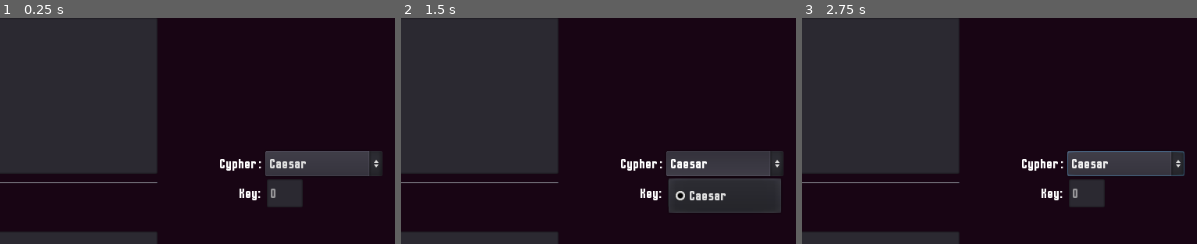
Above: before the commit, frames 1-3 (left to right).
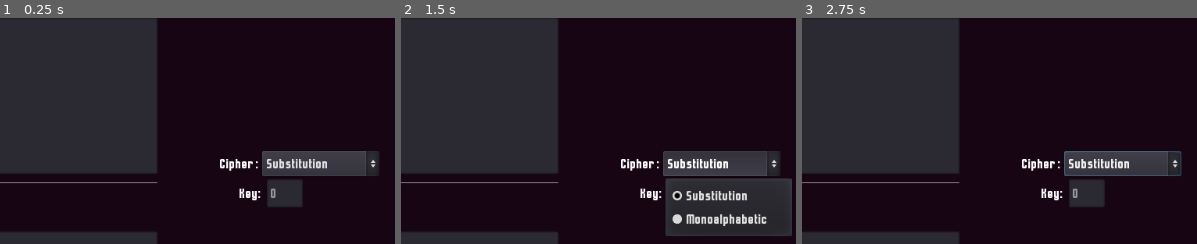
Above: after the commit, the same moments.

Repository: WeissSa/Cipher
Game: Godot game, scene res://UI.tscn
The game is run twice, just before and just after one commit, with the same random seed, the same clock (stepped at 60 frames per second) and the same inputs.
Inputs (mouse positions are % of the whole screen's width and height, from its top left):
- Up to frame 1 (0.25 s): no input
- Up to frame 2 (1.5 s): click (35, 34) at 0.52 s; type "12" at 0.6 s; click (35, 81) at 0.75 s; type "12" at 0.83 s; click "Caesar" (after the commit: "Substitution") at 1.25 s
- Up to frame 3 (2.75 s): click "Translate" at 2 s
The pictures show only the part of the screen within x 50-100%, y 17-67%; the shares and areas given below are measured in that part.

The runs differ from the first frame. In frame 1, 1.0% of the frame differs, in the area x 57-97%, y 58-70%; in frame 2, 5.3%, in the area x 57-99%, y 58-97%; in frame 3, 1.0%.

Commit message:
Added new function
Added the ability to translate in and out of a monoalphabetic cipher along with some bug fixes and typo fixes

Diff:
--- a/UI.gd
+++ b/UI.gd
@@ -5,23 +5,48 @@
 
 var translation = ""
 var translate_key = 0
+var mono_key = "ABCDEFGHIJKLMNOPQRSTUVWXYZ"
+var mono_cipher = {}
+var modes = ["sub", "mono"]
+var mode = modes[0]
 
 func _ready():
 	normal_text.text = ""
 	cipher_text.text = ""
+	modify_cipher()
 	$TranslationContainer.show()
 	$DecodeContainer.hide()
 
+func _on_CypherOptions_item_selected(index):
+	mode = modes[index]
+	match mode:
+		"sub":
+			$TranslationContainer/CenterContainer/VBoxContainer2/mono_key_container.hide()
+			$TranslationContainer/CenterContainer/VBoxContainer2/Sub_key_container.show()
+		"mono":
+			$TranslationContainer/CenterContainer/VBoxContainer2/mono_key_container.show()
+			$TranslationContainer/CenterContainer/VBoxContainer2/Sub_key_container.hide()
 
 
 func _on_EnglishBox_text_changed():
-	decode(normal_text.text)
+	translation = ""
+	if mode == "sub":
+		encode(normal_text.text)
+	elif mode == "mono":
+		translate_key = 1
+		mono_encode(normal_text.text)
 	update_boxes(true)
 
 
 func _on_CipherBox_text_changed():
-	encode(cipher_text.text)
+	translation = ""
+	if mode == "sub":
+		decode(cipher_text.text)
+	elif mode == "mono":
+		translate_key = -1
+		mono_decode(cipher_text.text)
 	update_boxes(false)
+
 
 func update_boxes(if_english):
 	if translate_key > 0:
@@ -35,14 +60,12 @@
 			normal_text.text = cipher_text.text
 
 
-func decode(message):
-	translation = ""
+func encode(message):
 	translate_key = abs(translate_key)
 	translate(message, translate_key)
 
 
-func encode(message):
-	translation = ""
+func decode(message):
 	translate_key = abs(translate_key) * -1
 	translate(message, translate_key)
 
@@ -67,14 +90,18 @@
 
 
 func _on_LineEdit_text_changed(new_text):
-	for i in range (len(new_text)): #checks to make sure int is input
-		if not (ord(new_text[i]) < 58 and ord(new_text[i]) > 47):
-			$TranslationContainer/CenterContainer/VBoxContainer2/HBoxContainer/CenterContainer2/KeyEdit.clear()
-		else:
-			translate_key = int($TranslationContainer/CenterContainer/VBoxContainer2/HBoxContainer/CenterContainer2/KeyEdit.text)
-			if translate_key > 26:
-				translate_key = 26
-				$TranslationContainer/CenterContainer/VBoxContainer2/HBoxContainer/CenterContainer2/KeyEdit.text = "26"
+	if mode == "sub":
+		for i in range (len(new_text)): #checks to make sure int is input
+			if not (ord(new_text[i]) < 58 and ord(new_text[i]) > 47):
+				$TranslationContainer/CenterContainer/VBoxContainer2/Sub_key_container/CenterContainer2/KeyEdit.clear()
+			else:
+				translate_key = int($TranslationContainer/CenterContainer/VBoxContainer2/Sub_key_container/CenterContainer2/KeyEdit.text)
+				if translate_key > 26:
+					translate_key = 26
+					$TranslationContainer/CenterContainer/VBoxContainer2/Sub_key_container/CenterContainer2/KeyEdit.text = "26"
+	elif mode == "mono":
+		mono_key = new_text.to_upper()
+		modify_cipher()
 
 
 
@@ -86,6 +113,35 @@
 		1:
 			$TranslationContainer.hide()
 			$DecodeContainer.show()
+
+#code for monoalphabetic is below
+
+func mono_encode(message):
+	message = message.to_upper()
+	for letter in message:
+		if ord(letter) >= ord("A") and ord(letter) <= ord("Z"):
+			translation += mono_cipher[letter]
+		else:
+			translation += letter
+
+func mono_decode(message):
+	message = message.to_upper()
+	var keys = mono_cipher.keys()
+	var values = mono_cipher.values()
+	for letter in message:
+		if ord(letter) >= ord("A") and ord(letter) <= ord("Z"):
+			var index = values.find(letter)
+			translation += keys[index]
+		else:
+			translation += letter
+
+func modify_cipher():
+	mono_cipher = {}
+	var num = ord("A")
+	for letter in mono_key:
+		mono_cipher[char(num)] = letter
+		num += 1
+	print (mono_cipher)
 
 #code for the decoder is below
 
--- a/UI.tscn
+++ b/UI.tscn
@@ -12,6 +12,12 @@
 
 [sub_resource type="Theme" id=2]
 default_font = SubResource( 1 )
+
+[sub_resource type="DynamicFont" id=3]
+size = 10
+use_mipmaps = true
+use_filter = true
+font_data = ExtResource( 2 )
 
 [node name="UI" type="Control"]
 anchor_right = 1.0
@@ -45,7 +51,6 @@
 }
 
 [node name="TranslationContainer" type="HBoxContainer" parent="."]
-visible = false
 anchor_left = 0.5
 anchor_top = 0.5
 anchor_right = 0.5
@@ -98,66 +103,105 @@
 
 [node name="CenterContainer" type="CenterContainer" parent="TranslationContainer"]
 margin_left = 780.0
-margin_right = 988.0
+margin_right = 984.0
 margin_bottom = 534.0
 
 [node name="VBoxContainer2" type="VBoxContainer" parent="TranslationContainer/CenterContainer"]
 margin_top = 231.0
-margin_right = 208.0
+margin_right = 204.0
 margin_bottom = 303.0
 
 [node name="HBoxContainer2" type="HBoxContainer" parent="TranslationContainer/CenterContainer/VBoxContainer2"]
-margin_right = 208.0
+margin_right = 204.0
 margin_bottom = 32.0
 
 [node name="Label" type="Label" parent="TranslationContainer/CenterContainer/VBoxContainer2/HBoxContainer2"]
 margin_top = 3.0
-margin_right = 54.0
+margin_right = 50.0
 margin_bottom = 29.0
-text = "Cypher :"
+text = "Cipher :"
 
 [node name="CenterContainer" type="CenterContainer" parent="TranslationContainer/CenterContainer/VBoxContainer2/HBoxContainer2"]
-margin_left = 58.0
-margin_right = 208.0
+margin_left = 54.0
+margin_right = 204.0
 margin_bottom = 32.0
 
 [node name="CypherOptions" type="OptionButton" parent="TranslationContainer/CenterContainer/VBoxContainer2/HBoxContainer2/CenterContainer"]
 margin_right = 150.0
 margin_bottom = 32.0
 rect_min_size = Vector2( 150, 32 )
-text = "Caesar"
-items = [ "Caesar", null, false, 0, null ]
+text = "Substitution"
+items = [ "Substitution", null, false, 0, null, "Monoalphabetic", null, false, 1, null ]
 selected = 0
 
-[node name="HBoxContainer" type="HBoxContainer" parent="TranslationContainer/CenterContainer/VBoxContainer2"]
+[node name="Sub_key_container" type="HBoxContainer" parent="TranslationContainer/CenterContainer/VBoxContainer2"]
 margin_top = 36.0
-margin_right = 208.0
+margin_right = 204.0
 margin_bottom = 72.0
 
-[node name="VSeparator" type="VSeparator" parent="TranslationContainer/CenterContainer/VBoxContainer2/HBoxContainer"]
+[node name="VSeparator" type="VSeparator" parent="TranslationContainer/CenterContainer/VBoxContainer2/Sub_key_container"]
 modulate = Color( 1, 1, 1, 0 )
 margin_right = 21.0
 margin_bottom = 36.0
 rect_min_size = Vector2( 21, 0 )
 
-[node name="Label" type="Label" parent="TranslationContainer/CenterContainer/VBoxContainer2/HBoxContainer"]
+[node name="Label" type="Label" parent="TranslationContainer/CenterContainer/VBoxContainer2/Sub_key_container"]
 margin_left = 25.0
 margin_top = 5.0
 margin_right = 56.0
 margin_bottom = 31.0
 text = "Key: "
 
-[node name="CenterContainer2" type="CenterContainer" parent="TranslationContainer/CenterContainer/VBoxContainer2/HBoxContainer"]
+[node name="CenterContainer2" type="CenterContainer" parent="TranslationContainer/CenterContainer/VBoxContainer2/Sub_key_container"]
 margin_left = 60.0
 margin_right = 106.0
 margin_bottom = 36.0
 
-[node name="KeyEdit" type="LineEdit" parent="TranslationContainer/CenterContainer/VBoxContainer2/HBoxContainer/CenterContainer2"]
+[node name="KeyEdit" type="LineEdit" parent="TranslationContainer/CenterContainer/VBoxContainer2/Sub_key_container/CenterContainer2"]
 margin_right = 46.0
 margin_bottom = 36.0
 placeholder_text = "0"
 
+[node name="mono_key_container" type="HBoxContainer" parent="TranslationContainer/CenterContainer/VBoxContainer2"]
+visible = false
+margin_top = 76.0
+margin_right = 209.0
+margin_bottom = 112.0
+
+[node name="VSeparator" type="VSeparator" parent="TranslationContainer/CenterContainer/VBoxContainer2/mono_key_container"]
+modulate = Color( 1, 1, 1, 0 )
+margin_right = 21.0
+margin_bottom = 36.0
+rect_min_size = Vector2( 21, 0 )
+
+[node name="Label" type="Label" parent="TranslationContainer/CenterContainer/VBoxContainer2/mono_key_container"]
+margin_left = 25.0
+margin_top = 5.0
+margin_right = 56.0
+margin_bottom = 31.0
+text = "Key: "
+
+[node name="CenterContainer2" type="CenterContainer" parent="TranslationContainer/CenterContainer/VBoxContainer2/mono_key_container"]
+margin_left = 60.0
+margin_right = 106.0
+margin_bottom = 36.0
+
+[node name="KeyEdit" type="LineEdit" parent="TranslationContainer/CenterContainer/VBoxContainer2/mono_key_container/CenterContainer2"]
+margin_right = 46.0
+margin_bottom = 36.0
+hint_tooltip = "Copy paste a 26 letter cipher into this box"
+placeholder_text = "0"
+
+[node name="Label2" type="Label" parent="TranslationContainer/CenterContainer/VBoxContainer2/mono_key_container"]
+margin_left = 110.0
+margin_top = 11.0
+margin_right = 209.0
+margin_bottom = 24.0
+custom_fonts/font = SubResource( 3 )
+text = "(Please copy paste your key)"
+
 [node name="DecodeContainer" type="HBoxContainer" parent="."]
+visible = false
 anchor_left = 0.5
 anchor_top = 0.5
 anchor_right = 0.5
@@ -180,7 +224,7 @@
 [node name="Label" type="Label" parent="DecodeContainer/VBoxContainer"]
 margin_right = 300.0
 margin_bottom = 26.0
-text = "Ciphered Text (Caesar Cipher)"
+text = "Ciphered Text (Substitution Cipher)"
 
 [node name="CipherInput" type="TextEdit" parent="DecodeContainer/VBoxContainer"]
 margin_top = 30.0
@@ -208,5 +252,7 @@
 [connection signal="item_selected" from="ModeButton" to="." method="_on_ModeButton_item_selected"]
 [connection signal="text_changed" from="TranslationContainer/VBoxContainer/EnglishBox" to="." method="_on_EnglishBox_text_changed"]
 [connection signal="text_changed" from="TranslationContainer/VBoxContainer/CipherBox" to="." method="_on_CipherBox_text_changed"]
-[connection signal="text_changed" from="TranslationContainer/CenterContainer/VBoxContainer2/HBoxContainer/CenterContainer2/KeyEdit" to="." method="_on_LineEdit_text_changed"]
+[connection signal="item_selected" from="TranslationContainer/CenterContainer/VBoxContainer2/HBoxContainer2/CenterContainer/CypherOptions" to="." method="_on_CypherOptions_item_selected"]
+[connection signal="text_changed" from="TranslationContainer/CenterContainer/VBoxContainer2/Sub_key_container/CenterContainer2/KeyEdit" to="." method="_on_LineEdit_text_changed"]
+[connection signal="text_changed" from="TranslationContainer/CenterContainer/VBoxContainer2/mono_key_container/CenterContainer2/KeyEdit" to="." method="_on_LineEdit_text_changed"]
 [connection signal="text_changed" from="DecodeContainer/VBoxContainer/CipherInput" to="." method="_on_CipherInput_text_changed"]
Not shown: 1 places in UI.tscn that only renumber resources
